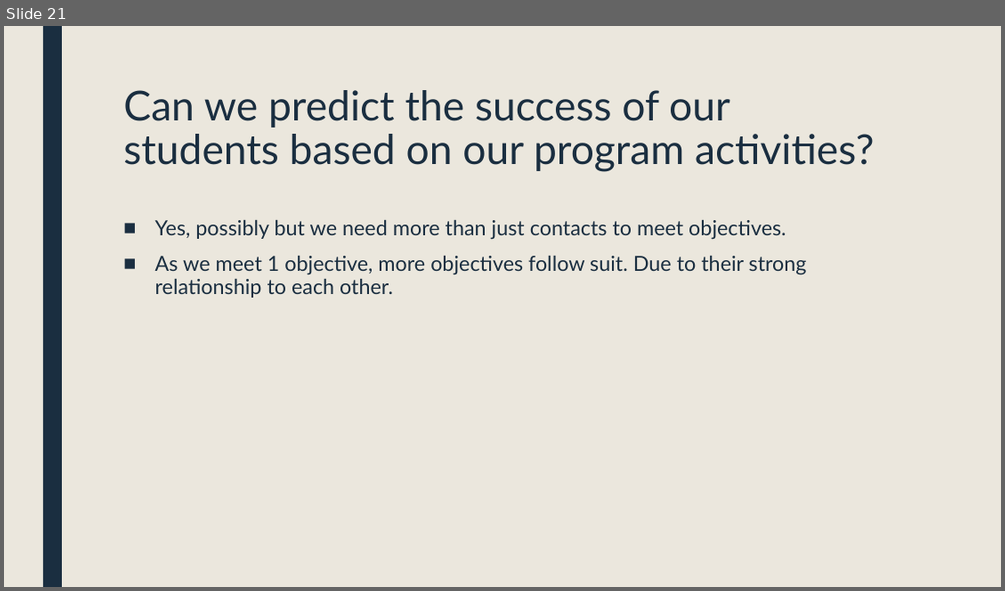
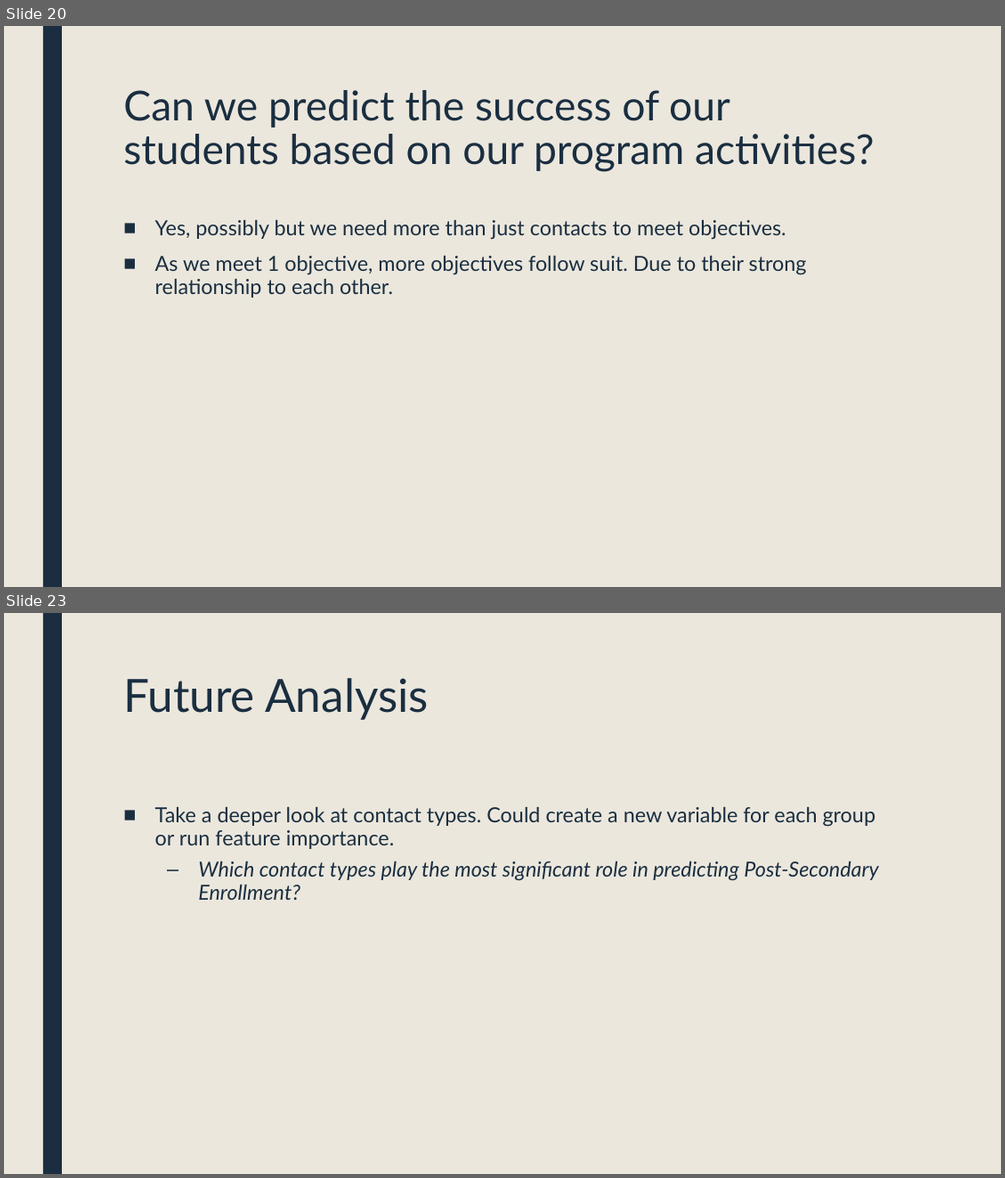
Before and after one commit to jazippay/portfolio, a slide deck: Upward Bound APR Data Analysis.pptx. Shown one above the other, each under a label of ours: slide 21 before the commit, slides 20 and 23 after it; the slides between them are not shown. The pictures are 1005x591 and 1005x1178 pixels, drawn with LibreOffice and Linux fonts; fonts in the diff are those of the drawing. Boxes give left, top, right and bottom in pixels: in the first picture for what was removed or moved away, otherwise in the second. Text is boxed around its words. In the diff, an @@ line names an element or a change of style, - is before the commit and + after.

```diff
--- a/Upward Bound APR Data Analysis.pptx
+++ b/Upward Bound APR Data Analysis.pptx
@@ slide 23 added at bbox=[4, 613, 1001, 1174], background #EBE7DD; not listed: 1 template element that a slide beside it also shows @@
@@ title added at bbox=[123, 678, 429, 720], 44 pt, text #1A2E40 @@
+Future Analysis
@@ text added at bbox=[155, 807, 878, 900], 20 pt, text #1A2E40 @@
+■ Take a deeper look at contact types. Could create a new variable for each group or run feature importance.
+  – Which contact types play the most significant role in predicting Post-Secondary Enrollment?
@@ what was slide 21 is now slide 20 @@
```
Also in this commit, not shown: 2 slides changed, 1 other slide added, 1 slide removed.
